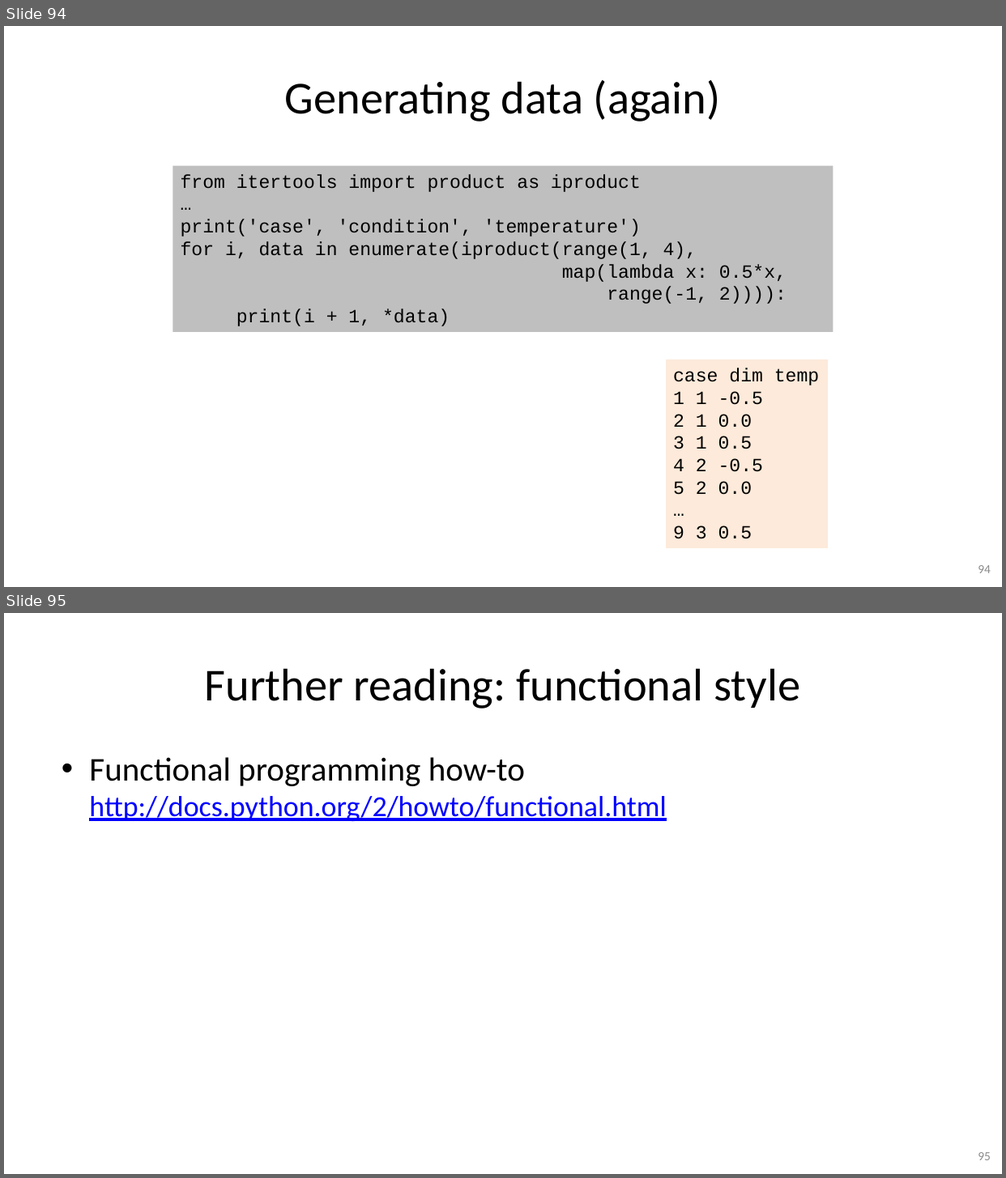
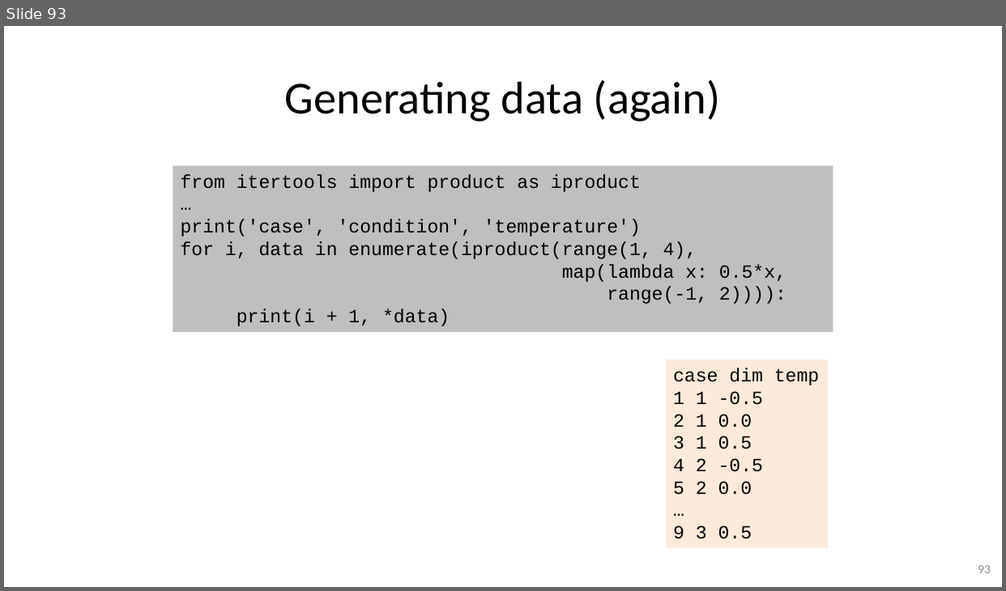
Before and after one commit to gjbex/Python-software-engineering, a slide deck: python_software_engineering.pptx. Shown one above the other, each under a label of ours: slides 94 and 95 before the commit, slide 93 after it. The pictures are 1006x1178 and 1006x591 pixels, drawn with LibreOffice and Linux fonts; fonts in the diff are those of the drawing. Boxes give left, top, right and bottom in pixels: in the first picture for what was removed or moved away, otherwise in the second. Text is boxed around its words. In the diff, an @@ line names an element or a change of style, - is before the commit and + after.

```diff
--- a/python_software_engineering.pptx
+++ b/python_software_engineering.pptx
@@ slide 95 removed at [4,613,1002,1174], background #FFFFFF @@
@@ title removed at [204,668,800,709] @@
-Further reading: functional style
@@ text removed at [89,757,666,821] @@
-• Functional programming how-to
-  http://docs.python.org/2/howto/functional.html
@@ page number removed at [978,1152,991,1161] @@
-95
@@ what was slide 94 is now slide 93 @@
@@ page number at [978,565,991,574]: text changed @@
-94
+93
```
Also in this commit, not shown: 2 slides changed, 1 slide added, 1 other slide removed.
